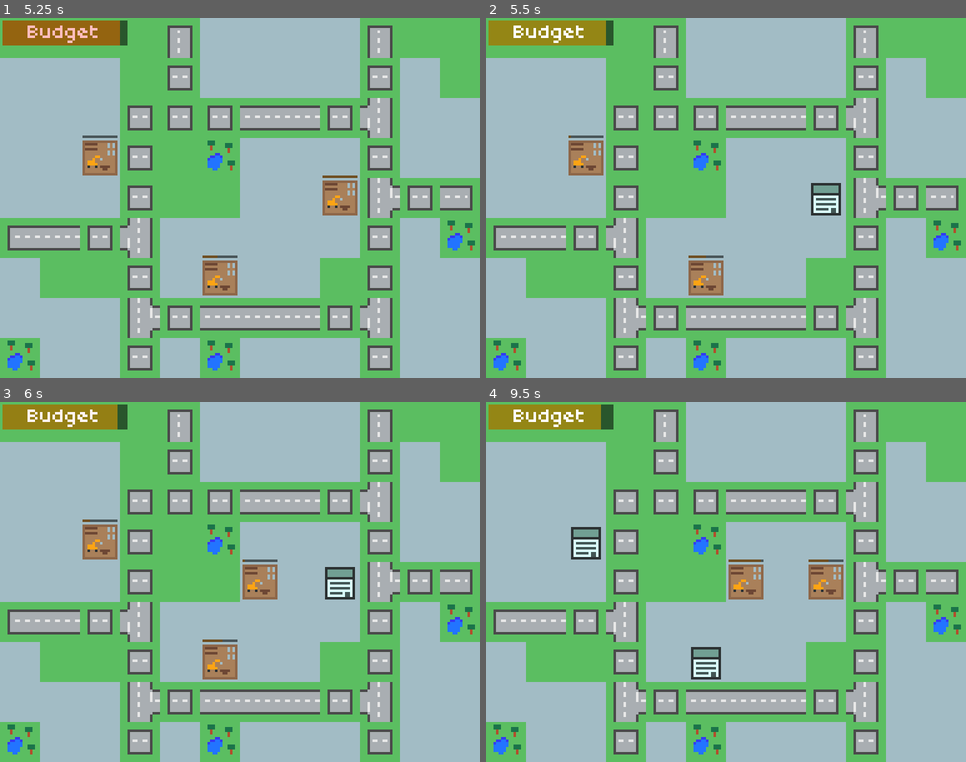
Above: before the commit, frames 1-4 (two rows, left to right).
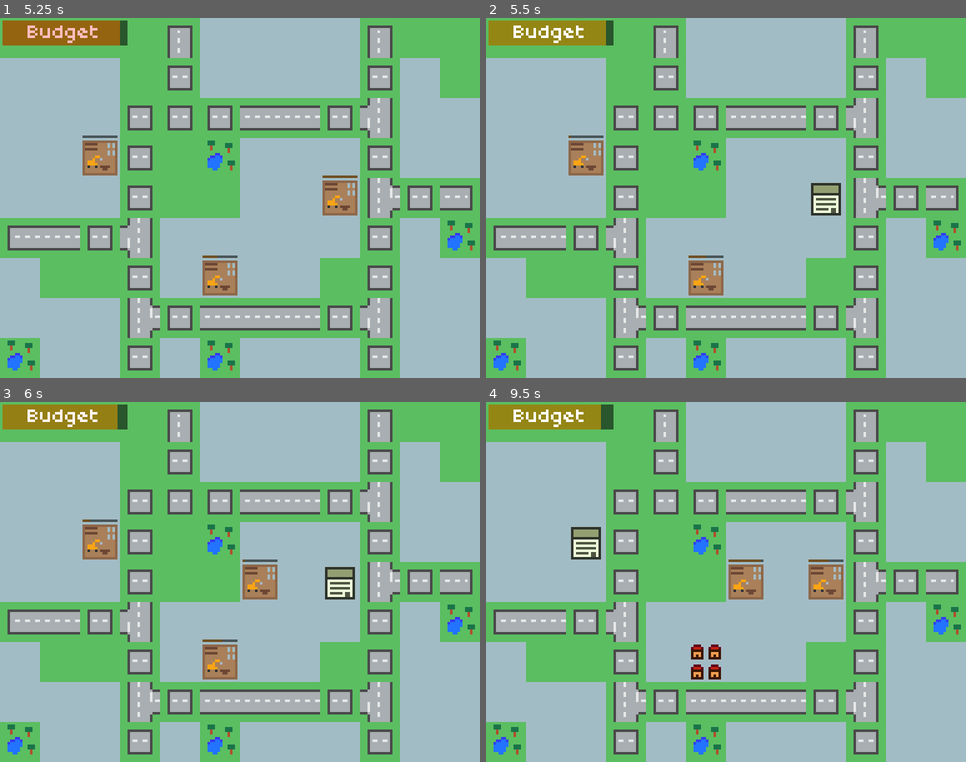
Above: after the commit, the same moments.

Repository: Byteron/ludum-dare-44
Game: Godot game, scene res://source/interface/menu/TitleScreen.tscn
Two runs of this game, one before a commit and one after it. Both use one fixed random seed, a clock stepped at 60 frames per second and the inputs below.
Inputs (mouse positions are in pixels of both pictures, inside the frame that each line leads up to):
- Up to frame 1 (5.25 s): click "Game" at 0.5 s; move the mouse to (345, 180) at 1.27 s; press the mouse at (345, 180) at 1.28 s; tap Enter at 2, 3.5, 5 s; move the mouse to (144, 216) at 2.02 s; release the mouse at (144, 216) at 2.03 s; click (144, 216) at 2.1 s; tap Space at 2.75, 4.25 s; move the mouse to (288, 118) at 2.77 s; press the mouse at (288, 118) at 2.78 s; move the mouse to (216, 270) at 3.52 s; release the mouse at (216, 270) at 3.53 s; click (216, 270) at 3.6 s; move the mouse to (384, 252) at 4.27 s; press the mouse at (384, 252) at 4.28 s; move the mouse to (96, 144) at 5.02 s; release the mouse at (96, 144) at 5.03 s; click (96, 144) at 5.1 s
- Up to frame 2 (5.5 s): no input
- Up to frame 3 (6 s): tap Space at 5.75 s; move the mouse to (264, 582) at 5.77 s; press the mouse at (264, 582) at 5.78 s
- Up to frame 4 (9.5 s): move the mouse to (654, 492) at 6.52 s; release the mouse at (654, 492) at 6.53 s; click (654, 492) at 6.6 s; move the mouse to (831, 564) at 7.27 s; press the mouse at (831, 564) at 7.28 s; move the mouse to (630, 600) at 8.02 s; release the mouse at (630, 600) at 8.03 s; click (630, 600) at 8.1 s; move the mouse to (774, 502) at 8.77 s; press the mouse at (774, 502) at 8.78 s

Frame 1 is identical in both runs. In frame 2, 0.3% of the frame differs, in the area x 68-74%, y 46-55%; in frame 3, 0.3%; in frame 4, 0.9%, in the area x 18-49%, y 35-78%.

Commit message:
random buildings

Diff:
--- /dev/null
+++ b/assets/sprites/building.tres
@@ -0,0 +1,7 @@
+[gd_resource type="AtlasTexture" load_steps=2 format=2]
+
+[ext_resource path="res://assets/sprites/tilemap.png" type="Texture" id=1]
+
+[resource]
+atlas = ExtResource( 1 )
+region = Rect2( 80, 32, 16, 16 )
--- /dev/null
+++ b/assets/sprites/production_unit.tres
@@ -0,0 +1,7 @@
+[gd_resource type="AtlasTexture" load_steps=2 format=2]
+
+[ext_resource path="res://assets/sprites/tilemap.png" type="Texture" id=1]
+
+[resource]
+atlas = ExtResource( 1 )
+region = Rect2( 112, 0, 16, 16 )
--- a/source/game/Game.gd
+++ b/source/game/Game.gd
@@ -1,6 +1,14 @@
 extends Node2D
 
 const Building = preload("res://source/game/buildings/Building.tscn")
+const LivingUnit = preload("res://source/game/buildings/LivingUnit.tscn")
+const ProductionUnit = preload("res://source/game/buildings/ProductionUnit.tscn")
+
+var buildings = [
+	Building,
+	LivingUnit,
+	ProductionUnit
+]
 
 export(int) var budget = 1000 setget _set_budget
 
@@ -20,7 +28,7 @@
 	hud.set_max_budget(budget)
 
 func build(position):
-	var building = Building.instance()
+	var building = buildings[randi() % buildings.size()].instance()
 	building.position = position
 	var new_budget = budget - building.cost
 	_set_budget(new_budget)
--- a/source/game/buildings/Building.tscn
+++ b/source/game/buildings/Building.tscn
@@ -1,17 +1,13 @@
-[gd_scene load_steps=6 format=2]
+[gd_scene load_steps=5 format=2]
 
 [ext_resource path="res://source/game/buildings/Building.gd" type="Script" id=1]
-[ext_resource path="res://assets/sprites/tilemap.png" type="Texture" id=2]
+[ext_resource path="res://assets/sprites/building.tres" type="Texture" id=2]
 [ext_resource path="res://assets/sprites/construction_sight.tres" type="Texture" id=3]
 [ext_resource path="res://assets/sprites/progress.png" type="Texture" id=4]
 
-[sub_resource type="AtlasTexture" id=1]
-atlas = ExtResource( 2 )
-region = Rect2( 80, 0, 16, 16 )
-
 [node name="Building" type="Node2D"]
 script = ExtResource( 1 )
-building_texture = SubResource( 1 )
+building_texture = ExtResource( 2 )
 
 [node name="Tween" type="Tween" parent="."]
 
--- a/source/game/buildings/ProductionUnit.tscn
+++ b/source/game/buildings/ProductionUnit.tscn
@@ -1,11 +1,12 @@
-[gd_scene load_steps=3 format=2]
+[gd_scene load_steps=4 format=2]
 
 [ext_resource path="res://source/game/buildings/Building.tscn" type="PackedScene" id=1]
 [ext_resource path="res://source/game/buildings/ProductionUnit.gd" type="Script" id=2]
+[ext_resource path="res://assets/sprites/production_unit.tres" type="Texture" id=3]
 
 [node name="ProductionBuilding" instance=ExtResource( 1 )]
 script = ExtResource( 2 )
-building_texture = null
+building_texture = ExtResource( 3 )
 
 [node name="TickTimer" type="Timer" parent="." index="0"]
 
